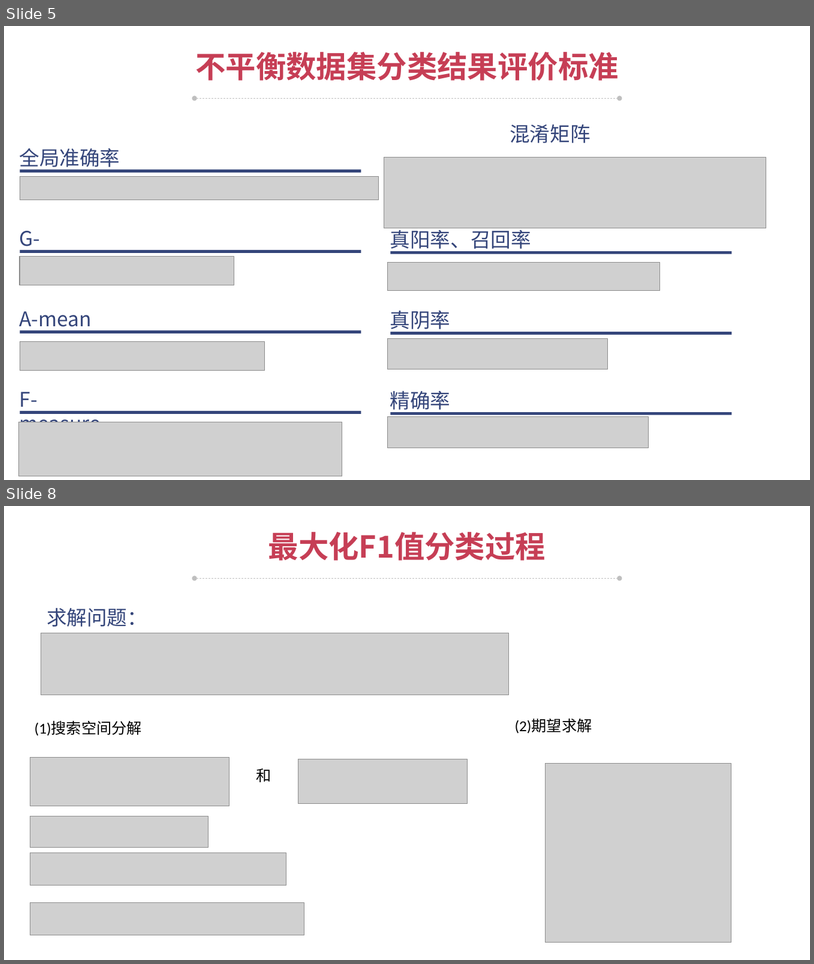
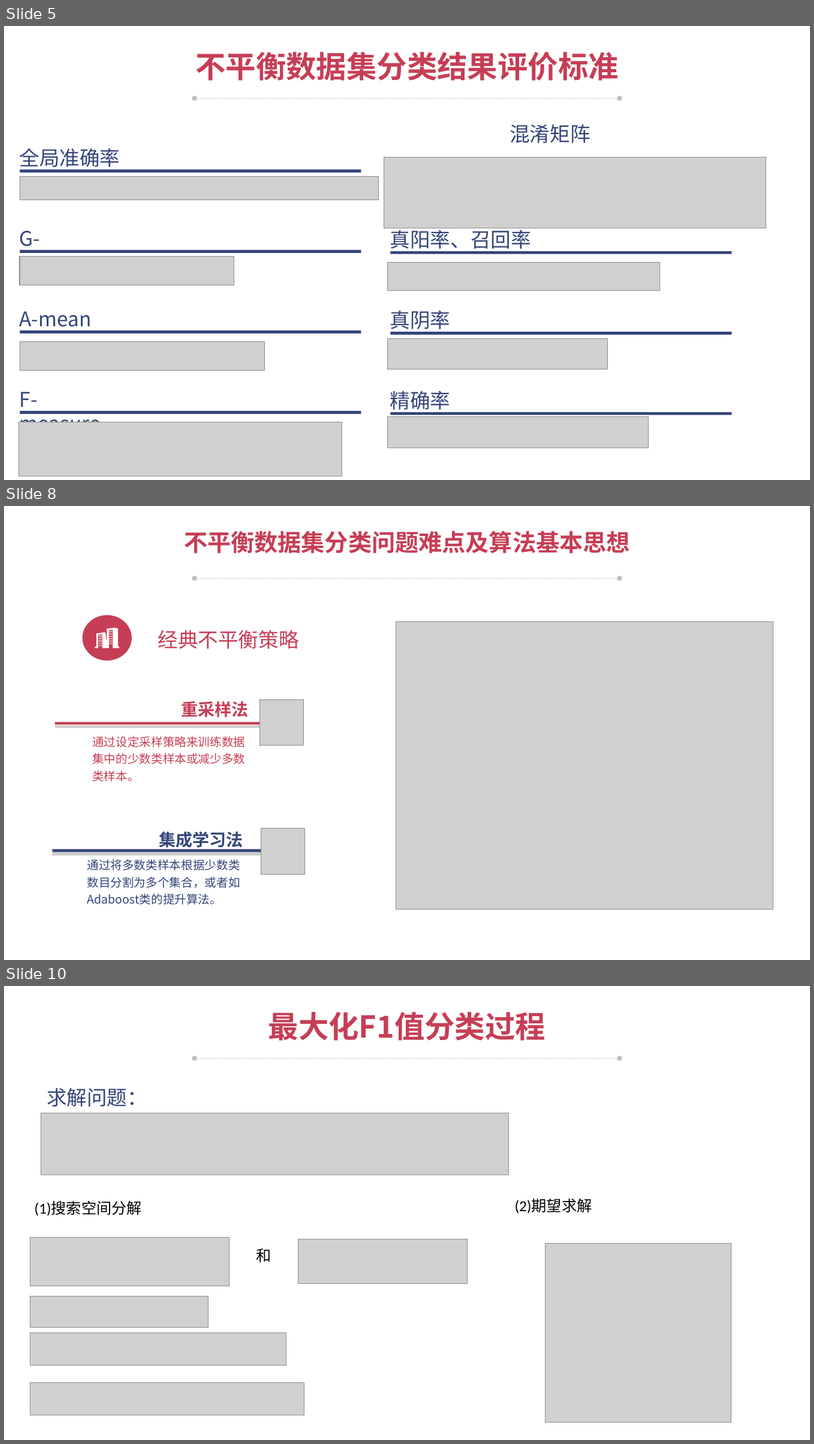
Before and after one commit to 616905919/Graduation-Project, a slide deck: 答辩ppt.pptx. Shown one above the other, each under a label of ours: slides 5 and 8 before the commit, slides 5, 8 and 10 after it; the slides between them are not shown. The pictures are 814x964 and 814x1444 pixels, drawn with LibreOffice and Linux fonts; fonts in the diff are those of the drawing; grey boxes stand for pictures; background and template pictures are left out. Boxes give left, top, right and bottom in pixels: in the first picture for what was removed or moved away, otherwise in the second. Text is boxed around its words. In the diff, an @@ line names an element or a change of style, - is before the commit and + after.

```diff
--- a/答辩ppt.pptx
+++ b/答辩ppt.pptx
@@ slide 8 added at [4, 506, 810, 960], background picture (left out) @@
@@ text added at [184, 531, 630, 553], 28 pt, text #C63E55, bold @@
+不平衡数据集分类问题难点及算法基本思想
@@ double arrow added from (195, 578) to (620, 578), #BFBFBF 0.5 pt dashed @@
@@ ellipse added at [83, 615, 132, 660], fill #C63E55 @@
@@ freeform shape added at [95, 628, 119, 648], fill #FFFFFF @@
@@ text added at [158, 630, 299, 649], 24 pt, text #C63E55 @@
+经典不平衡策略
@@ picture added at [396, 622, 774, 909] @@
@@ group added at [55, 700, 304, 781]: 2 texts, 1 rectangle, 1 picture @@
+重采样法
+通过设定采样策略来训练数据集中的少数类样本或减少多数类样本。
@@ group added at [53, 828, 305, 904]: 2 texts, 1 rectangle, 1 picture @@
+集成学习法
+通过将多数类样本根据少数类数目分割为多个集合，或者如Adaboost类的提升算法。
@@ what was slide 8 is now slide 10 @@
```
Also in this commit, not shown: 2 slides changed, 1 other slide added, 2 other files.
